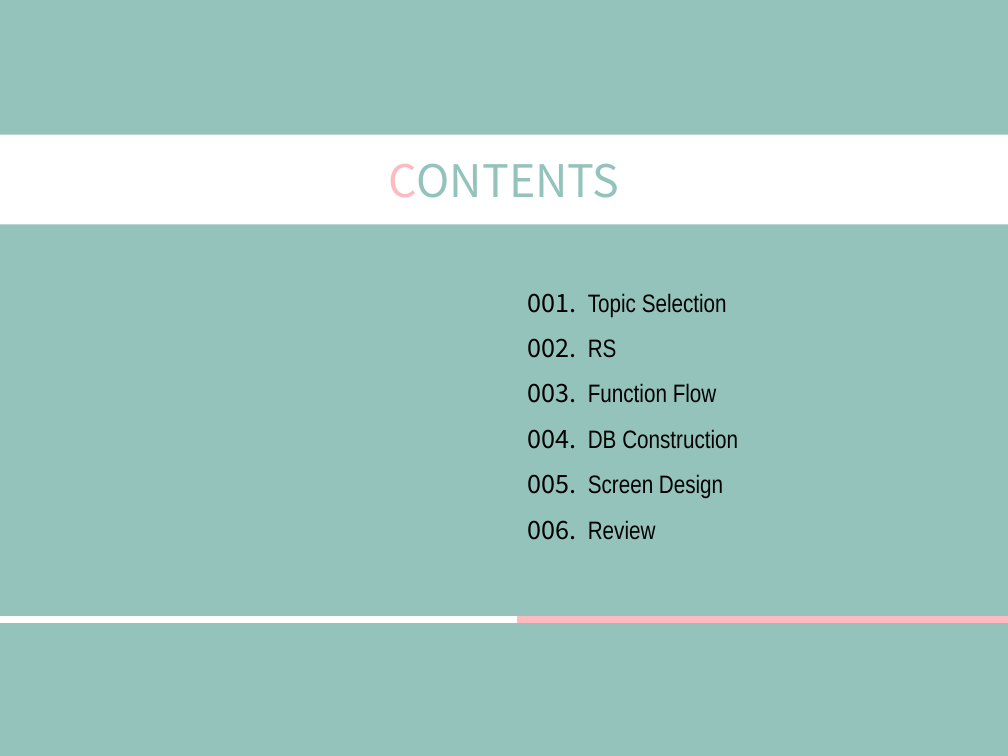
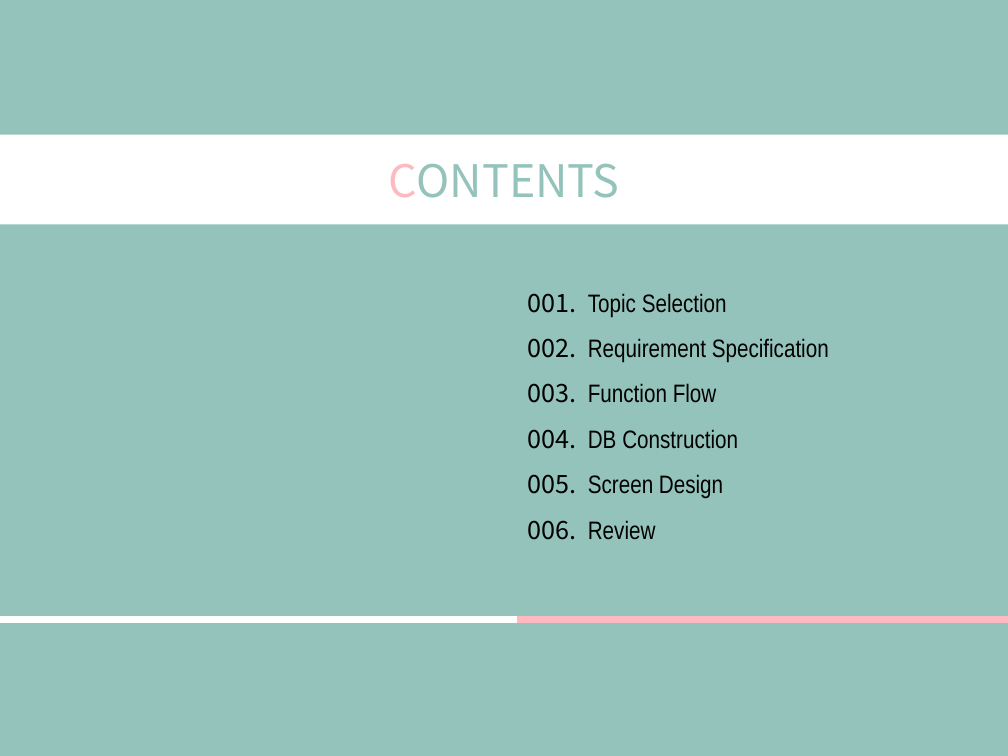
Before and after one commit to ezenteam03/project06, a slide deck: slide 2 of WebContent/HANA/PPT/0508 합본.pptx. Drawn at 1008x756 pixels with LibreOffice and Linux fonts; fonts in the diff are those of the drawing. Boxes give left, top, right and bottom in pixels: in the first picture for what was removed or moved away, otherwise in the second. Text is boxed around its words. In the diff, an @@ line names an element or a change of style, - is before the commit and + after.

```diff
--- a/WebContent/HANA/PPT/0508 합본.pptx
+++ b/WebContent/HANA/PPT/0508 합본.pptx
@@ text at [528, 338, 829, 363]: text changed; font Noto Sans CJK KR to Arial Narrow @@
-002. RS
+002. Requirement Specification
```
Also in this commit, not shown: 18 other slides changed, 64 slides added.
